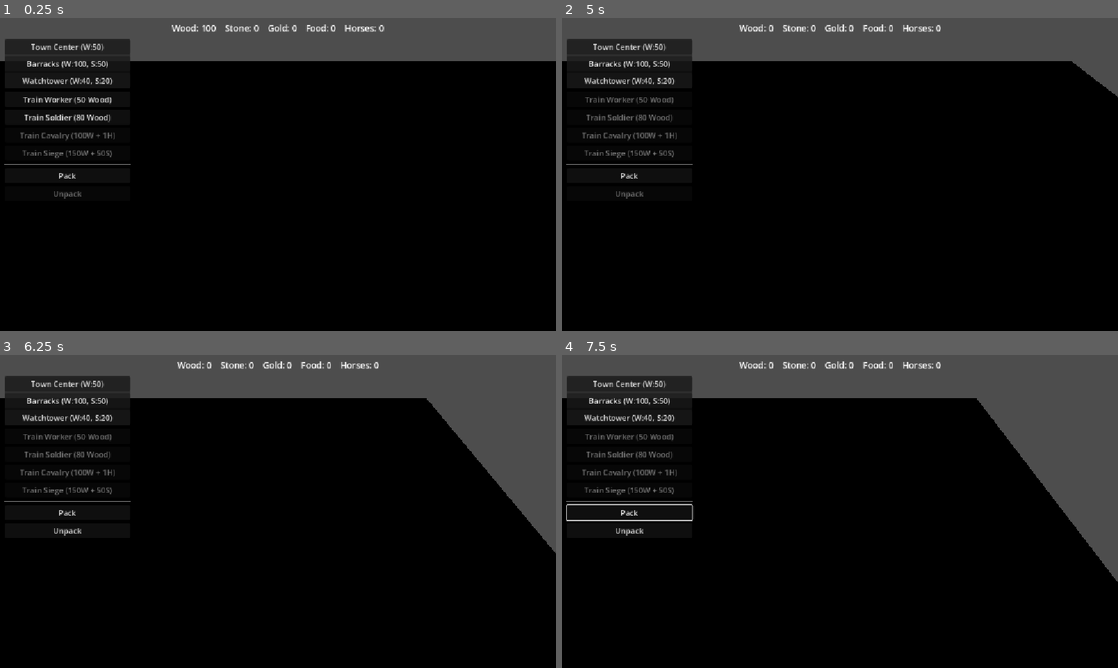
Above: before the commit, frames 1-4 (two rows, left to right).
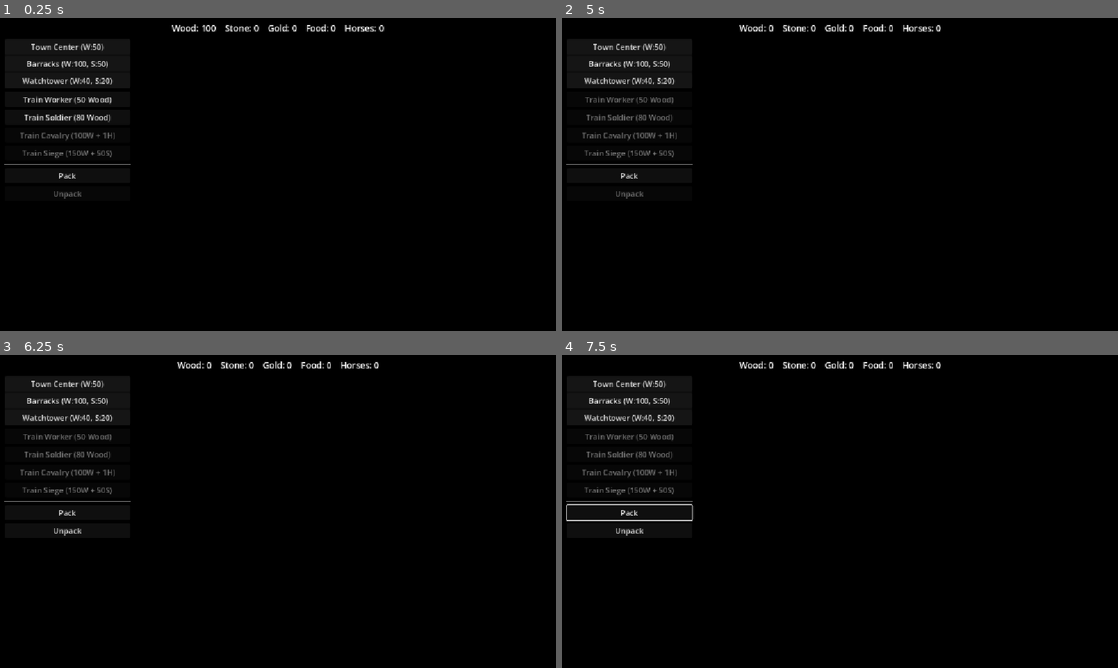
Above: after the commit, the same moments.

Repository: Ferrum-t/RTS-Game
Game: Godot game, scene res://Scenes/World/World.tscn
Two runs of this game, one before a commit and one after it. Both use one fixed random seed, a clock stepped at 60 frames per second and the inputs below.
Inputs (mouse positions are in pixels of both pictures, inside the frame that each line leads up to):
- Up to frame 1 (0.25 s): no input
- Up to frame 2 (5 s): click "Town Center (W:50)" at 0.5 s; click "Barracks (W:100, S:50)" at 1.25 s; click "Watchtower (W:40, S:20)" at 2 s; click "Train Worker (50 Wood)" at 2.75 s; click "Pack" at 3.5 s; tap Enter at 4.25 s; move the mouse to (962, 158) at 4.27 s; hold D (move_right) from 4.28 s (still down); tap C at 4.35 s; click (962, 158) at 4.42 s
- Up to frame 3 (6.25 s): release D (move_right) at 5 s; drag from (166, 527) to (250, 574) at 5.02 s; move the mouse to (333, 442) at 5.77 s; hold D (move_right) from 5.78 s (still down); tap P at 5.85 s
- Up to frame 4 (7.5 s): release D (move_right) at 6.5 s; drag from (812, 574) to (673, 464) at 6.52 s; move the mouse to (1006, 558) at 7.27 s; hold Left (move_left) from 7.28 s (still down); tap U at 7.35 s

The runs differ from the first frame. In frame 1, 12% of the frame differs, in the area x 0-100%, y 0-14%; in frame 2, 13%; in frame 3, 18%; in frame 4, 20%, in the area x 0-100%, y 0-73%.

Commit message:
Map: larger ground, resources near both bases (Stage 1 balance)

Diff:
--- a/Scenes/World/World.tscn
+++ b/Scenes/World/World.tscn
@@ -14,13 +14,13 @@
 [ext_resource type="PackedScene" uid="uid://ctoqn17qfadcq" path="res://Scenes/UI/ui.tscn" id="15_0phyg"]
 
 [sub_resource type="PlaneMesh" id="PlaneMesh_f2orf"]
-size = Vector2(100, 100)
+size = Vector2(200, 200)
 
 [sub_resource type="BoxShape3D" id="BoxShape3D_f2orf"]
-size = Vector3(100, 2, 100)
+size = Vector3(200, 2, 200)
 
 [sub_resource type="NavigationMesh" id="NavigationMesh_map"]
-vertices = PackedVector3Array(-50, 0, -50, 50, 0, -50, 50, 0, 50, -50, 0, 50)
+vertices = PackedVector3Array(-100, 0, -100, 100, 0, -100, 100, 0, 100, -100, 0, 100)
 polygons = [PackedInt32Array(3, 0, 1, 2), PackedInt32Array(3, 0, 2, 3)]
 agent_max_climb = 0.3
 
@@ -81,16 +81,25 @@
 transform = Transform3D(1, 0, 0, 0, 1, 0, 0, 0, 1, 10, 0, 0)
 
 [node name="Tree" parent="." unique_id=1425628717 instance=ExtResource("10_ng1ea")]
-transform = Transform3D(1, 0, 0, 0, 1, 0, 0, 0, 1, 0, 0, -12)
+transform = Transform3D(1, 0, 0, 0, 1, 0, 0, 0, 1, 4, 0, -16)
 
 [node name="Stone" parent="." unique_id=699500347 instance=ExtResource("11_stone")]
-transform = Transform3D(1, 0, 0, 0, 1, 0, 0, 0, 1, 8, 0, -10)
+transform = Transform3D(1, 0, 0, 0, 1, 0, 0, 0, 1, 12, 0, -14)
 
 [node name="HorseHerd" parent="." unique_id=1305925390 instance=ExtResource("12_horse")]
-transform = Transform3D(1, 0, 0, 0, 1, 0, 0, 0, 1, -6, 0, -8)
+transform = Transform3D(1, 0, 0, 0, 1, 0, 0, 0, 1, -4, 0, -14)
 
 [node name="HorseHerd2" parent="." unique_id=871684878 instance=ExtResource("12_horse")]
-transform = Transform3D(1, 0, 0, 0, 1, 0, 0, 0, 1, 12, 0, -14)
+transform = Transform3D(1, 0, 0, 0, 1, 0, 0, 0, 1, 16, 0, -18)
+
+[node name="EnemyTree" parent="." unique_id=1425628718 instance=ExtResource("10_ng1ea")]
+transform = Transform3D(1, 0, 0, 0, 1, 0, 0, 0, 1, -22, 0, 18)
+
+[node name="EnemyStone" parent="." unique_id=699500348 instance=ExtResource("11_stone")]
+transform = Transform3D(1, 0, 0, 0, 1, 0, 0, 0, 1, -14, 0, 20)
+
+[node name="EnemyHorseHerd" parent="." unique_id=1305925391 instance=ExtResource("12_horse")]
+transform = Transform3D(1, 0, 0, 0, 1, 0, 0, 0, 1, -26, 0, 10)
 
 [node name="Resources" type="Node" parent="." unique_id=1666807211]
 
